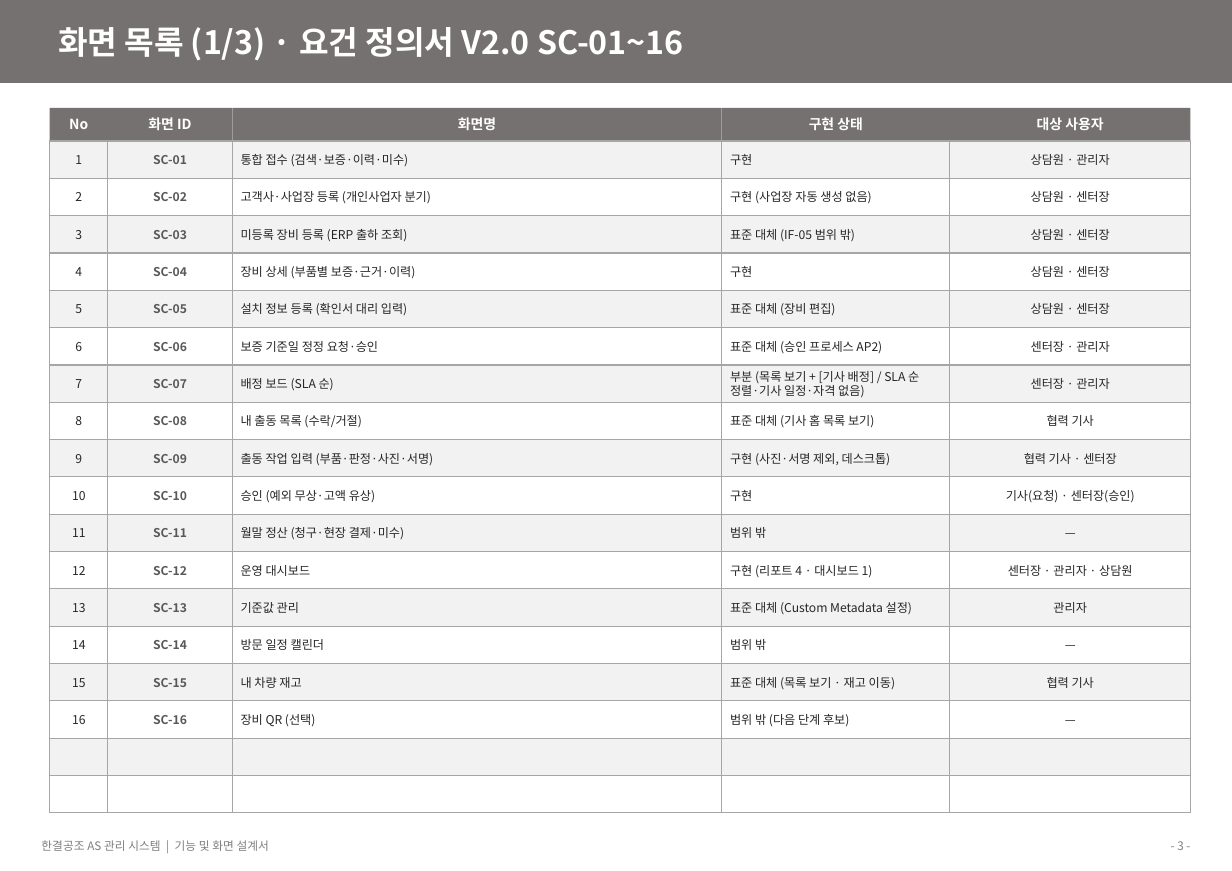
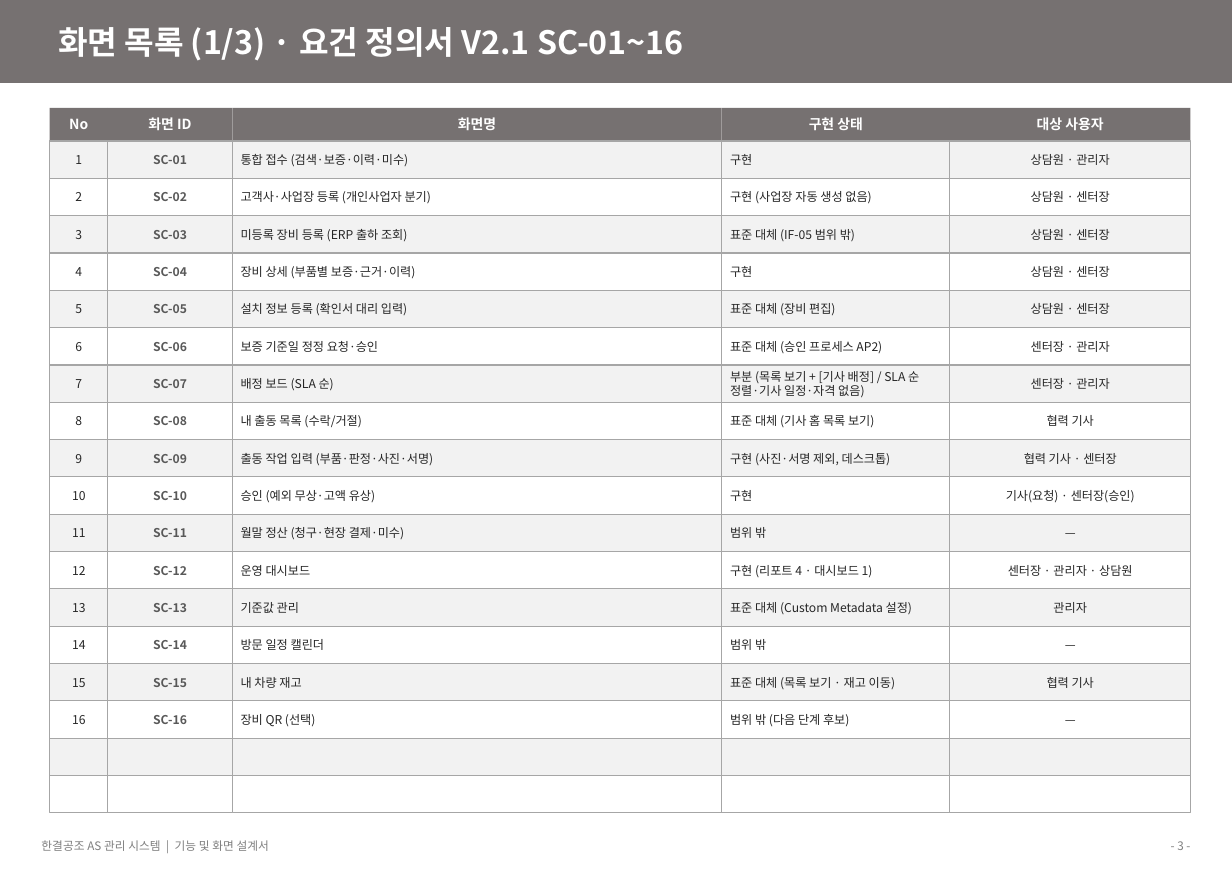
Before and after one commit to dlgkrals/sfdc-onboarding, a slide deck: slide 3 of docs/산출물/03_한결공조_AS관리_기능및화면설계서_V1.1.pptx. Drawn at 1232x871 pixels with LibreOffice and Linux fonts; fonts in the diff are those of the drawing. Boxes give left, top, right and bottom in pixels: in the first picture for what was removed or moved away, otherwise in the second. Text is boxed around its words. In the diff, an @@ line names an element or a change of style, - is before the commit and + after.

Commit message:
화면 설계서 V1.1: 화면 목록 기준 요건 정의서 V2.1

```diff
--- a/docs/산출물/03_한결공조_AS관리_기능및화면설계서_V1.1.pptx
+++ b/docs/산출물/03_한결공조_AS관리_기능및화면설계서_V1.1.pptx
@@ text at (58,27,684,61): text changed @@
-화면 목록 (1/3) · 요건 정의서 V2.0 SC-01~16
+화면 목록 (1/3) · 요건 정의서 V2.1 SC-01~16
```
Also in this commit, not shown: 1 other slide changed.
